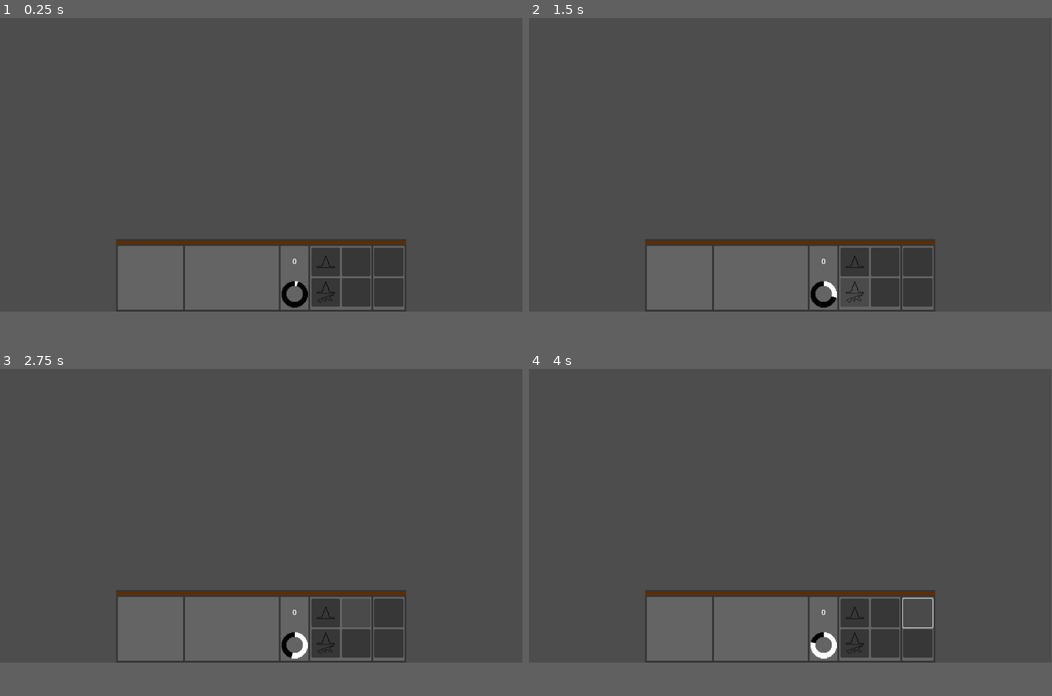
Above: before the commit, frames 1-4 (two rows, left to right).
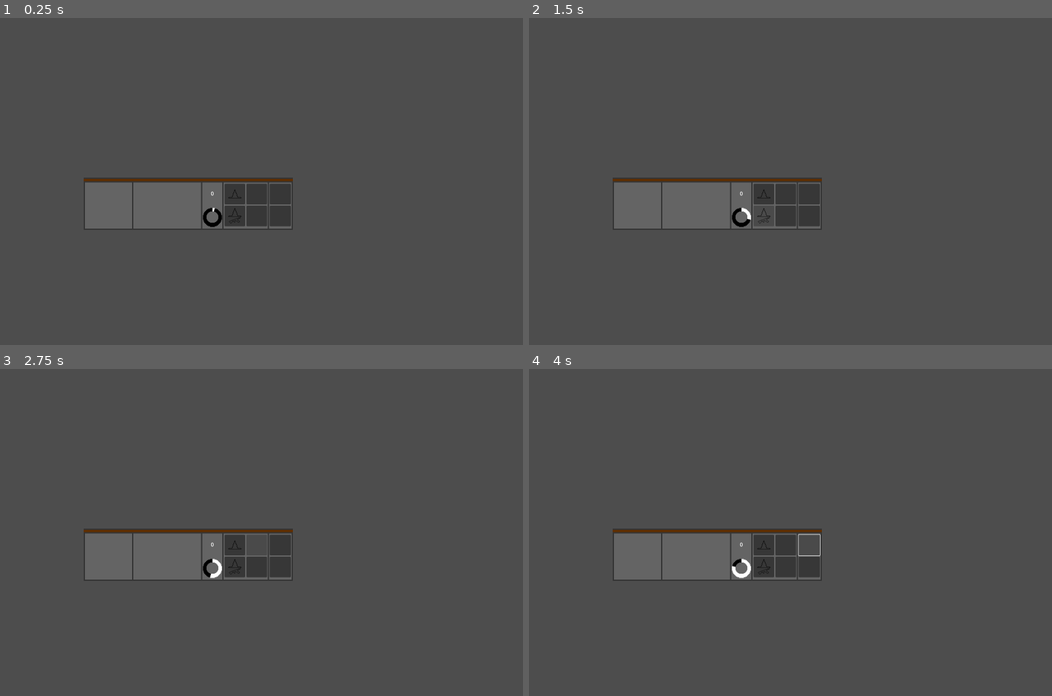
Above: after the commit, the same moments.

Repository: SammyCadian/wizards-who-hate-lizards
Game: Godot game, scene res://Scenes/UI/battle_ui.tscn
The game is run twice, just before and just after one commit, with the same random seed, the same clock (stepped at 60 frames per second) and the same inputs. Before the commit the project has no main scene; this scene is started directly in both runs.
Inputs (mouse positions are in pixels of both pictures, inside the frame that each line leads up to; where the layout moved, square brackets give the same spot in the first picture):
- Up to frame 1 (0.25 s): no input
- Up to frame 2 (1.5 s): click (764, 174) [853, 263] at 0.5 s; click (764, 194) [853, 292] at 1.25 s
- Up to frame 3 (2.75 s): click (256, 525) [355, 614] at 2 s
- Up to frame 4 (4 s): click (785, 545) [884, 643] at 2.75 s; click (811, 525) [916, 614] at 3.5 s
In our replay, the window is 799x449 before the commit and 800x500 after it. These sizes can differ from the game's own. Grey fills any space a smaller window leaves; there, only what the larger window draws over its background counts as a difference.

The runs differ from the first frame. In frame 1, 1.4% of the frame differs, in the area x 16-78%, y 49-89%; in frame 2, 1.3%; in frame 3, 1.4%; in frame 4, 1.5%.
Error after the commit: Invalid assignment of property or key 'unitSelected' with value of type 'bool' on a base object of type 'Window'. (res://Scenes/UI/battle_ui.gd:46)

Commit message:
Lane Interaction and Node Structure
- Added nodes based on the structure we outlined
- Lanes are highlighted and attempt to place selected troops when left clicked
- Battle script has an outlined call for unit spawning but nothing there yet

Diff:
--- /dev/null
+++ b/Scenes/Battle/battle.gd
@@ -0,0 +1,46 @@
+extends Node2D
+
+# Lane entry variables
+var topLaneEnter = false
+var middleLaneEnter = false
+var bottomLaneEnter = false
+
+# Unit variables
+@export var unitSelected = false
+@export var unitName = "NO_UNIT" # Track the name of what is selected in the UI
+
+# Camera Variables
+var cursorPos = Vector2(0,0) # Track the cursor position
+
+# Currently unused, but when the camera is properly implemented it should:
+# Be clamped around textures to avoid going out of boundaries
+# Follow the cursor and/or move a slider to go across the battlefield horizontally
+# The battle should start at a level of zoom onto the battlefield
+# The UI should "follow" the camera so it is always completely visible
+var followSpeed : float = 2.0 # Camera follow Speed
+var zoomLevel : float = 1.0  # Camera zoom
+
+func _ready():
+	pass
+
+func _process(delta):
+	# Get the cursor position
+	cursorPos = get_global_mouse_position()
+
+	# Lane entry is checked every frame
+	topLaneEnter = $topLane.laneEntered
+	middleLaneEnter = $middleLane.laneEntered
+	bottomLaneEnter = $bottomLane.laneEntered
+
+	# Place a unit if one is selected
+	if unitSelected:
+		if (topLaneEnter || middleLaneEnter || bottomLaneEnter):
+			if Input.is_action_just_pressed("leftMB"):
+				pass
+				# This should call an exported unit spawner function with passed in information
+				# Alternatively this could GRAB information from a unit spawner function to get the exact node and spawn it locally
+				# The cursorPos is where the unit position should be set
+				# unitName is updated from the button press, currently only the top left button grabs something
+				# Line 10 in the battle_ui.gd script should be changed to whatever the name the unit spawner is expecting
+				# unitSpawnerNode.placeUnit(unitName, cursorPos) # EXAMPLE CALL using the unit spawner node directly, it will have to be accessed before hand
+				# Global.placeUnit(unitName, cursorPos) # EXAMPLE CALL using Global script as an easy route to unit spawner
--- /dev/null
+++ b/Scenes/Battle/battle.tscn
@@ -0,0 +1,31 @@
+[gd_scene load_steps=5 format=3 uid="uid://5iga6e20ot8s"]
+
+[ext_resource type="Texture2D" uid="uid://cwryhdn81v2b" path="res://Sprites/Battlefields/BattlefieldTest.png" id="1_3qw02"]
+[ext_resource type="Script" uid="uid://cv5q8jp1if1m0" path="res://Scenes/Battle/battle.gd" id="1_aqr0y"]
+[ext_resource type="PackedScene" uid="uid://cpy73rsjkhjof" path="res://Scenes/UI/battle_ui.tscn" id="3_aqr0y"]
+[ext_resource type="PackedScene" uid="uid://h1mk235t1xj1" path="res://Scenes/Battle/lane.tscn" id="4_wqxgi"]
+
+[node name="Battle" type="Node2D"]
+script = ExtResource("1_aqr0y")
+
+[node name="Camera2D" type="Camera2D" parent="."]
+
+[node name="Battlefield" type="Sprite2D" parent="."]
+position = Vector2(0, -93)
+scale = Vector2(0.159119, 0.180762)
+texture = ExtResource("1_3qw02")
+
+[node name="BattleUI" parent="." instance=ExtResource("3_aqr0y")]
+offset_left = -576.0
+offset_top = -349.0
+offset_right = -576.0
+offset_bottom = -349.0
+
+[node name="topLane" parent="." instance=ExtResource("4_wqxgi")]
+position = Vector2(0, -83)
+
+[node name="middleLane" parent="." instance=ExtResource("4_wqxgi")]
+position = Vector2(0, 9)
+
+[node name="bottomLane" parent="." instance=ExtResource("4_wqxgi")]
+position = Vector2(0, 98)
--- /dev/null
+++ b/Scenes/Battle/battle_manager.gd
@@ -0,0 +1,4 @@
+extends Node2D
+
+# Should tell the respective spawners which sprites they can select from
+# Something like playerSpriteVal = 0 and enemySpriteVal = 1
--- /dev/null
+++ b/Scenes/Battle/battle_manager.tscn
@@ -0,0 +1,9 @@
+[gd_scene load_steps=3 format=3 uid="uid://dt40u850dlxkd"]
+
+[ext_resource type="Script" uid="uid://dxnakg1ii2sh3" path="res://Scenes/Battle/battle_manager.gd" id="1_7vafl"]
+[ext_resource type="PackedScene" uid="uid://diqlvj73qjhx5" path="res://Scenes/Battle/unit_spawner.tscn" id="1_t73rl"]
+
+[node name="Battle Manager" type="Node2D"]
+script = ExtResource("1_7vafl")
+
+[node name="Unit Spawner" parent="." instance=ExtResource("1_t73rl")]
--- /dev/null
+++ b/Scenes/Battle/lane.gd
@@ -0,0 +1,11 @@
+extends Area2D
+
+@export var laneEntered = false # Track when a cursor is in the lane
+
+func _on_mouse_entered() -> void:
+	laneEntered = true
+	$Highlight.show()
+
+func _on_mouse_exited() -> void:
+	laneEntered = false
+	$Highlight.hide()
--- /dev/null
+++ b/Scenes/Battle/lane.tscn
@@ -0,0 +1,23 @@
+[gd_scene load_steps=3 format=3 uid="uid://h1mk235t1xj1"]
+
+[ext_resource type="Script" uid="uid://du2kw8mus66di" path="res://Scenes/Battle/lane.gd" id="1_iwgww"]
+
+[sub_resource type="RectangleShape2D" id="RectangleShape2D_2bixg"]
+size = Vector2(1508, 76)
+
+[node name="Area2D" type="Area2D"]
+script = ExtResource("1_iwgww")
+
+[node name="CollisionShape2D" type="CollisionShape2D" parent="."]
+shape = SubResource("RectangleShape2D_2bixg")
+
+[node name="Highlight" type="ColorRect" parent="."]
+visible = false
+offset_left = -754.0
+offset_top = -38.0
+offset_right = 754.0
+offset_bottom = 38.0
+color = Color(1, 1, 1, 0.133333)
+
+[connection signal="mouse_entered" from="." to="." method="_on_mouse_entered"]
+[connection signal="mouse_exited" from="." to="." method="_on_mouse_exited"]
--- /dev/null
+++ b/Scenes/Battle/unit.tscn
@@ -0,0 +1,17 @@
+[gd_scene load_steps=3 format=3 uid="uid://c4s4unihsvr5r"]
+
+[ext_resource type="Texture2D" uid="uid://1hyfmby6yd5s" path="res://icon.svg" id="1_xrdtd"]
+
+[sub_resource type="RectangleShape2D" id="RectangleShape2D_odx3n"]
+
+[node name="Unit" type="Node2D"]
+
+[node name="Sprite2D" type="Sprite2D" parent="."]
+position = Vector2(-2.98023e-07, 0)
+scale = Vector2(0.125, 0.125)
+texture = ExtResource("1_xrdtd")
+
+[node name="Hitbox" type="Area2D" parent="."]
+
+[node name="CollisionShape2D" type="CollisionShape2D" parent="Hitbox"]
+shape = SubResource("RectangleShape2D_odx3n")
--- /dev/null
+++ b/Scenes/Battle/unit_spawner.tscn
@@ -0,0 +1,7 @@
+[gd_scene load_steps=2 format=3 uid="uid://diqlvj73qjhx5"]
+
+[ext_resource type="PackedScene" uid="uid://c4s4unihsvr5r" path="res://Scenes/Battle/unit.tscn" id="1_ijhnh"]
+
+[node name="Unit Spawner" type="Node2D"]
+
+[node name="Unit" parent="." instance=ExtResource("1_ijhnh")]
--- a/Scenes/UI/battle_ui.gd
+++ b/Scenes/UI/battle_ui.gd
@@ -3,6 +3,14 @@
 @export var incomeTime = 5.0
 
 var magicPoints = 0
+
+var battleNode = null # Parent battle node
+
+# Units in each button, global script should update these as the player unlocks/selects other units outside of battle
+@export var unitOne = "Unit"
+# @export var unitTwo = "SECOND_UNIT"
+# @export var unitThree = "THIRD_UNIT"
+# @export var unitFour = "FOURTH_UNIT"
 
 #Holds IDs for units and abilities
 var units = []
@@ -10,6 +18,8 @@
 
 # Called when the node enters the scene tree for the first time.
 func _ready() -> void:
+	battleNode = get_parent() # Get the current battle
+
 	$IncomeTimer.set_wait_time(incomeTime/100)
 	$IncomeTimer.start()
 	updatePoints()
@@ -30,3 +40,8 @@
 
 func updatePoints():
 	$PointsLabel.text = str(magicPoints)
+
+
+func _on_unit_one_pressed() -> void:
+	battleNode.unitSelected = true
+	battleNode.unitName = unitOne
--- a/Scenes/UI/battle_ui.tscn
+++ b/Scenes/UI/battle_ui.tscn
@@ -117,4 +117,5 @@
 offset_right = 612.0
 offset_bottom = 641.0
 
+[connection signal="pressed" from="Units/Column1/UnitOne" to="." method="_on_unit_one_pressed"]
 [connection signal="timeout" from="IncomeTimer" to="." method="_on_income_timer_timeout"]
--- /dev/null
+++ b/Scenes/UI/display_manager.tscn
@@ -0,0 +1,7 @@
+[gd_scene load_steps=2 format=3 uid="uid://cj8m4a5i6pvkl"]
+
+[ext_resource type="PackedScene" uid="uid://5iga6e20ot8s" path="res://Scenes/Battle/battle.tscn" id="1_oa31m"]
+
+[node name="Display Manager" type="Node2D"]
+
+[node name="Battle" parent="." instance=ExtResource("1_oa31m")]
--- /dev/null
+++ b/game.tscn
@@ -0,0 +1,12 @@
+[gd_scene load_steps=4 format=3 uid="uid://byutp7xafqr1g"]
+
+[ext_resource type="PackedScene" uid="uid://dt40u850dlxkd" path="res://Scenes/Battle/battle_manager.tscn" id="1_80nbo"]
+[ext_resource type="Script" uid="uid://b2wgixh8k2ny6" path="res://global.gd" id="1_feb5d"]
+[ext_resource type="PackedScene" uid="uid://cj8m4a5i6pvkl" path="res://Scenes/UI/display_manager.tscn" id="2_fc0e3"]
+
+[node name="Game" type="Node2D"]
+script = ExtResource("1_feb5d")
+
+[node name="Display Manager" parent="." instance=ExtResource("2_fc0e3")]
+
+[node name="Battle Manager" parent="." instance=ExtResource("1_80nbo")]
--- /dev/null
+++ b/global.gd
@@ -0,0 +1,3 @@
+extends Node
+
+# Everything in here can be accessed from other scripts using Global.VAR_NAME
--- a/project.godot
+++ b/project.godot
@@ -11,5 +11,23 @@
 [application]
 
 config/name="Wizards Who Hate Lizards"
-config/features=PackedStringArray("4.3", "Forward Plus")
+run/main_scene="uid://5iga6e20ot8s"
+config/features=PackedStringArray("4.4", "Forward Plus")
 config/icon="res://icon.svg"
+
+[autoload]
+
+Global="*res://global.gd"
+
+[display]
+
+window/size/viewport_width=1600
+window/size/viewport_height=1000
+
+[input]
+
+leftMB={
+"deadzone": 0.2,
+"events": [Object(InputEventMouseButton,"resource_local_to_scene":false,"resource_name":"","device":-1,"window_id":0,"alt_pressed":false,"shift_pressed":false,"ctrl_pressed":false,"meta_pressed":false,"button_mask":0,"position":Vector2(0, 0),"global_position":Vector2(0, 0),"factor":1.0,"button_index":1,"canceled":false,"pressed":false,"double_click":false,"script":null)
+]
+}
Not shown, added: Scenes/Battle/battle.gd.uid
Not shown, added: Scenes/Battle/battle_manager.gd.uid
Not shown, added: Scenes/Battle/lane.gd.uid
Not shown, added: Scenes/UI/battle_ui.gd.uid
Not shown: 1 places in Scenes/UI/battle_ui.tscn that only renumber resources
Not shown, added: global.gd.uid
